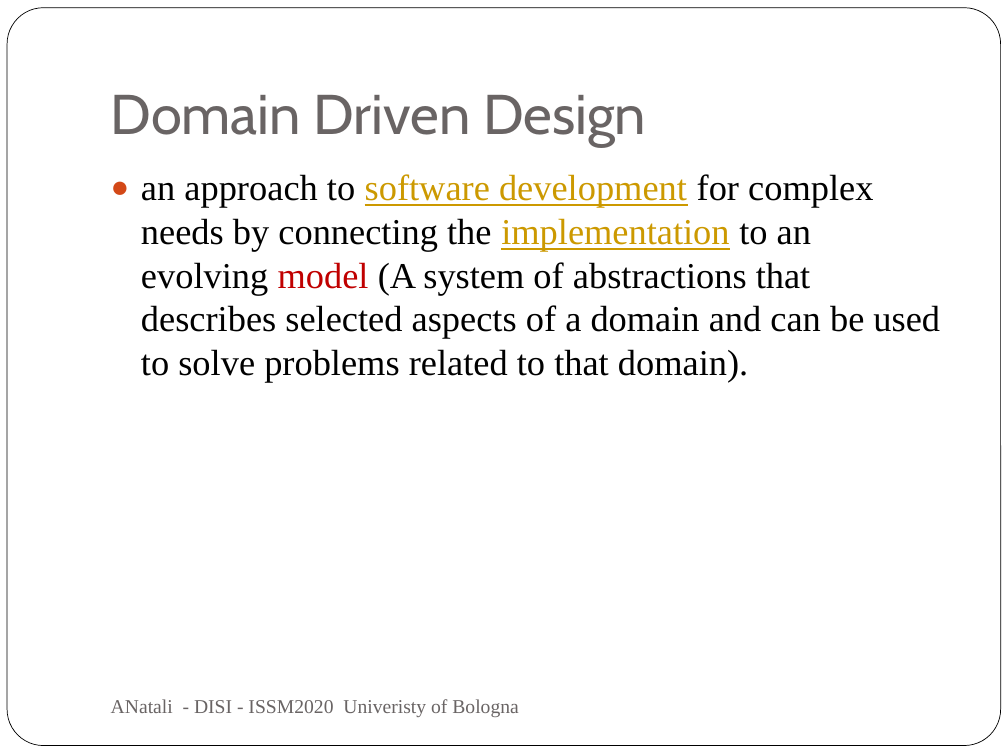
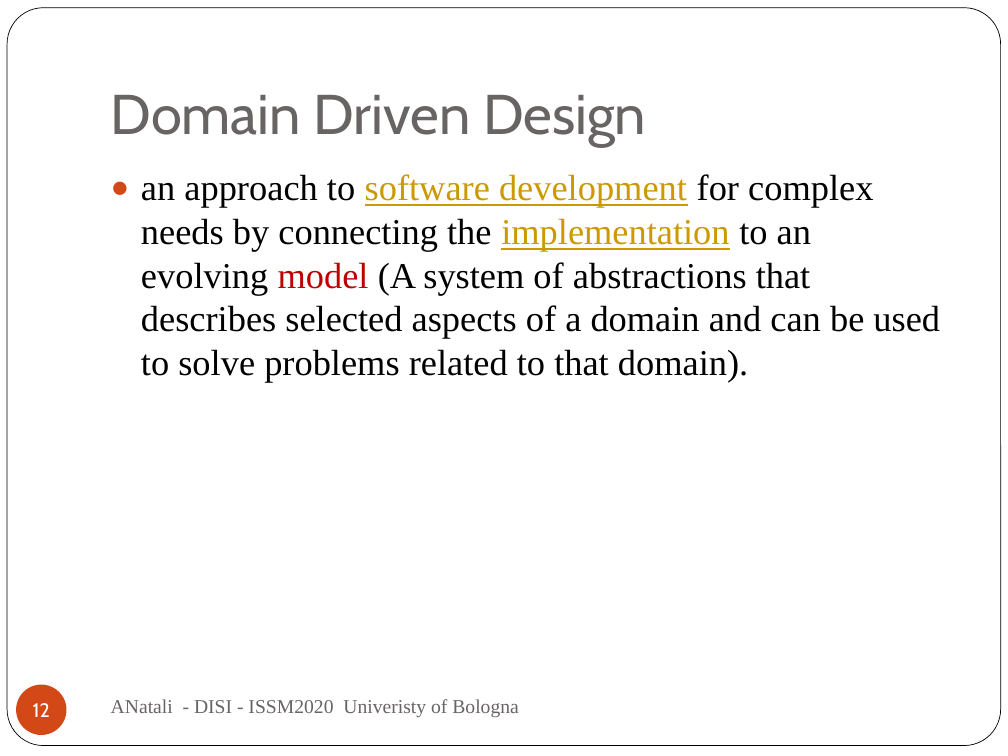
Before and after one commit to anatali/iss2020LabBo, a slide deck: slide 12 of it.unibo.issLabStart/userDocs/ISSM2020.pptx. Drawn at 1008x756 pixels with LibreOffice and Linux fonts; fonts in the diff are those of the drawing. Boxes give left, top, right and bottom in pixels: in the first picture for what was removed or moved away, otherwise in the second. Text is boxed around its words. In the diff, an @@ line names an element or a change of style, - is before the commit and + after.

```diff
--- a/it.unibo.issLabStart/userDocs/ISSM2020.pptx
+++ b/it.unibo.issLabStart/userDocs/ISSM2020.pptx
@@ page number added at bbox=[16, 684, 67, 735], fill #D34817, 14 pt, text #FFFFFF @@
+12
```
Also in this commit, not shown: 18 other slides changed, 12 other files.
